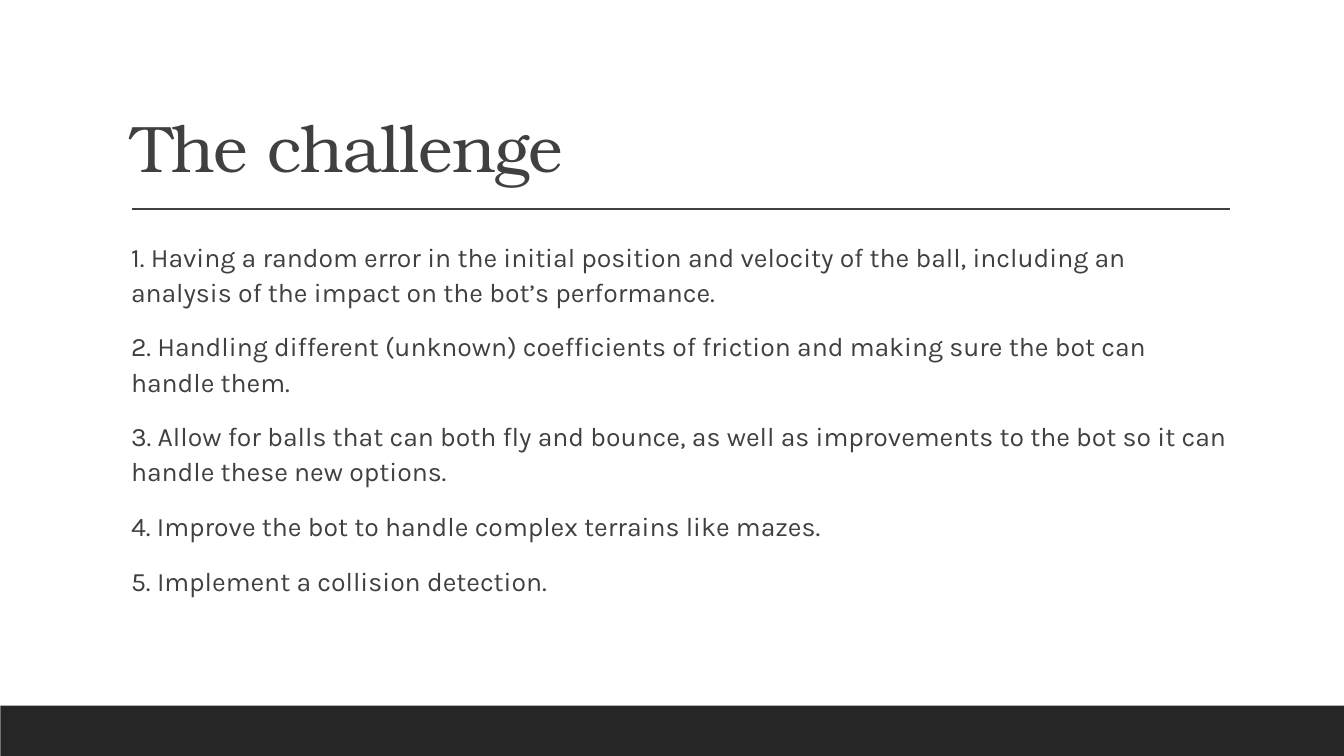
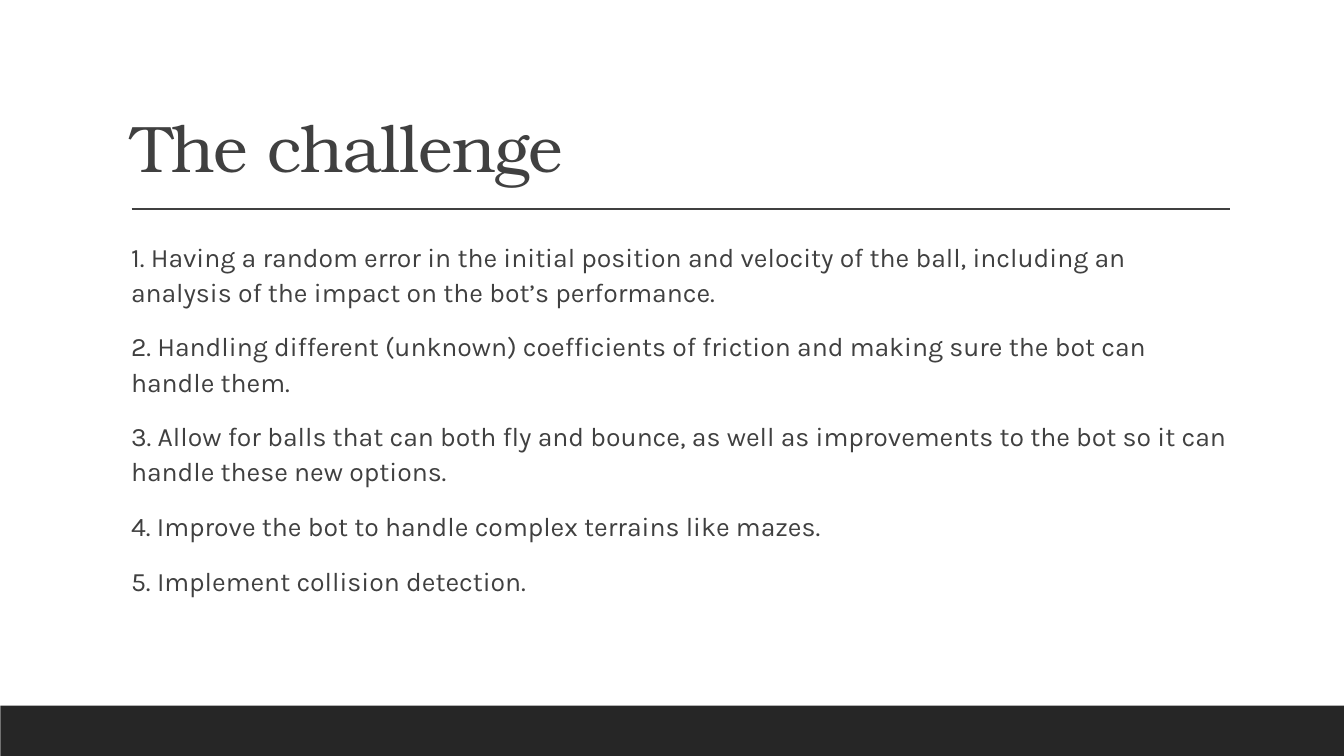
Before and after one commit to renesteeman/Project1-2_Group4, a slide deck: slide 2 of 04-PresentationThirdPhase.pptx. Drawn at 1344x756 pixels with LibreOffice and Linux fonts; fonts in the diff are those of the drawing. Boxes give left, top, right and bottom in pixels: in the first picture for what was removed or moved away, otherwise in the second. Text is boxed around its words. In the diff, an @@ line names an element or a change of style, - is before the commit and + after.

```diff
--- a/04-PresentationThirdPhase.pptx
+++ b/04-PresentationThirdPhase.pptx
@@ text at <box>131,572,526,598</box>: text changed @@
-  5. Implement a collision detection.
+  5. Implement collision detection.
```
Also in this commit, not shown: 2 other slides changed, 1 slide added, 2 other files.
